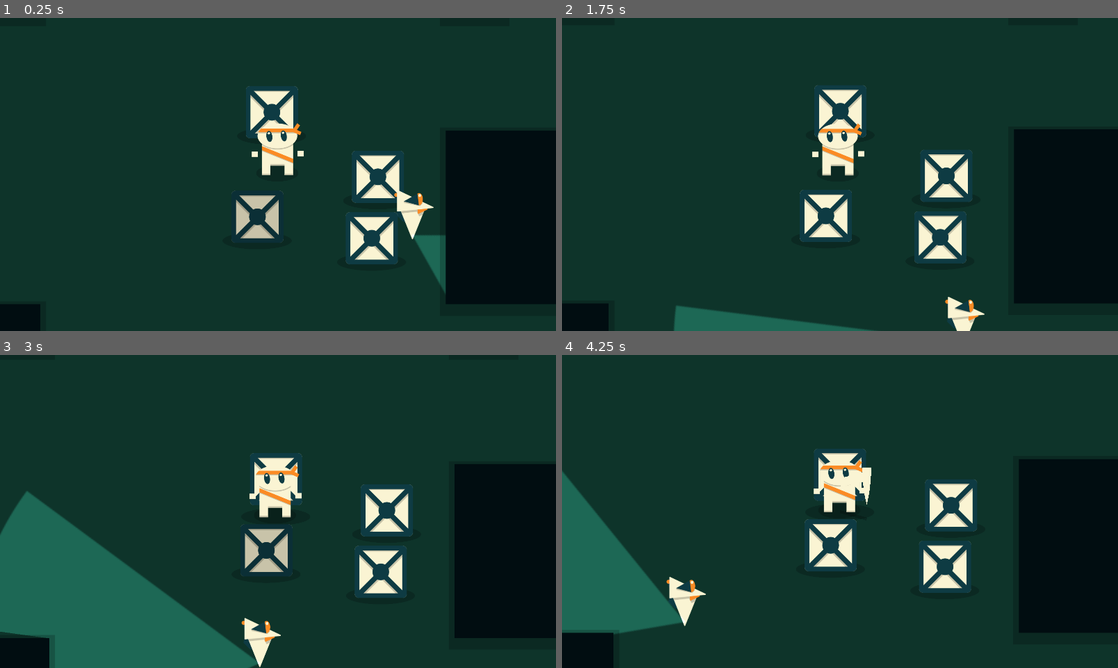
Above: before the commit, frames 1-4 (two rows, left to right).
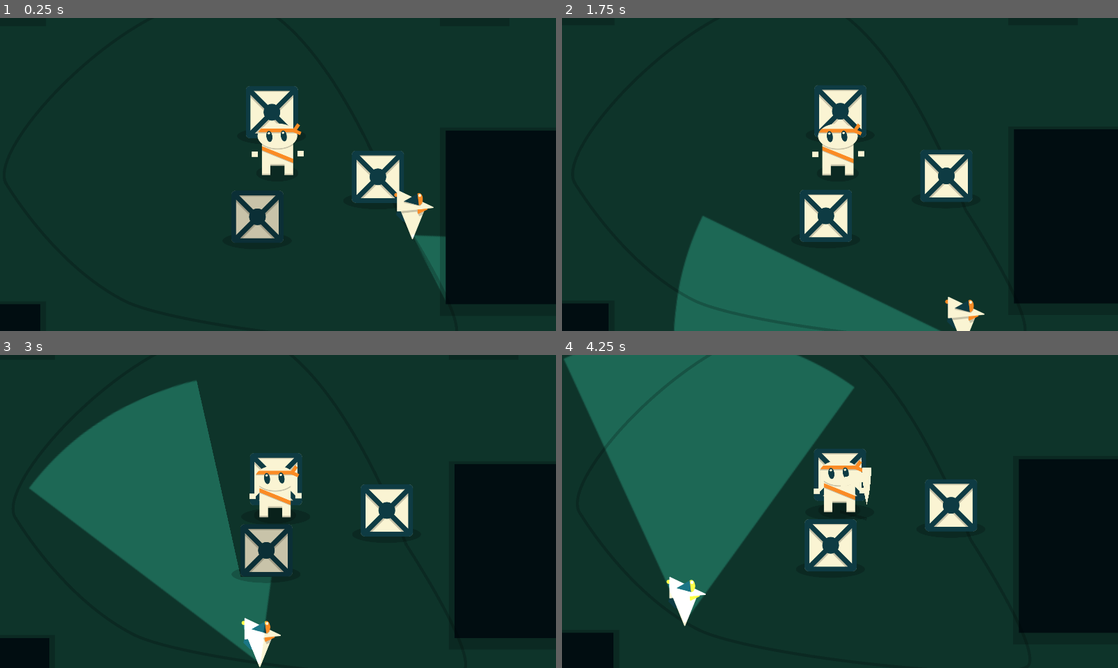
Above: after the commit, the same moments.

Repository: RNSF/Ludum-Dare-53
Game: Godot game, scene res://Game/Scenes/Worlds/TestWorlds/test_world.tscn
The game is run twice, just before and just after one commit, with the same random seed, the same clock (stepped at 60 frames per second) and the same inputs.
Inputs (mouse positions are in pixels of both pictures, inside the frame that each line leads up to):
- Up to frame 1 (0.25 s): no input
- Up to frame 2 (1.75 s): move the mouse to (962, 158) at 0.52 s; hold D (player_move_right) 0.53-1.28 s; hold Right mouse button (player_aim) 0.53-1.28 s; move the mouse to (728, 190) at 1.27 s; hold S (player_move_down) from 1.28 s (still down); click (728, 190) at 1.35 s
- Up to frame 3 (3 s): move the mouse to (333, 442) at 2.02 s; release S (player_move_down) at 2.03 s; hold D (player_move_right) 2.03-2.78 s; hold Right mouse button (player_aim) 2.03-2.78 s; move the mouse to (250, 574) at 2.77 s; hold W (player_move_up) from 2.78 s (still down); click (250, 574) at 2.85 s
- Up to frame 4 (4.25 s): move the mouse to (1006, 558) at 3.52 s; release W (player_move_up) at 3.53 s; hold A (player_move_left) from 3.53 s (still down); hold Right mouse button (player_aim) from 3.53 s (still down)

The runs differ from the first frame. In frame 1, 1.5% of the frame differs, in the area x 62-81%, y 62-90%; in frame 2, 9.1%; in frame 3, 33%, in the area x 0-74%, y 8-100%; in frame 4, 31%.

Commit message:
better patrol and enemies

Diff:
--- /dev/null
+++ b/Game/Scenes/Entities/Enemies/HitBox.gd
@@ -0,0 +1,10 @@
+extends Area2D
+
+
+@export var damage := 10.0;
+
+func _on_area_entered(area: Area2D) -> void:
+	if(!(area is HurtBox)):
+		return
+
+	area.damage(damage);
--- /dev/null
+++ b/Game/Scenes/Entities/Enemies/Path.gd
@@ -0,0 +1,13 @@
+extends Path2D
+
+
+@onready var line := $Line2D;
+@onready var line_shadow := $ShadowLine;
+
+func _ready() -> void:
+	line.points = curve.get_baked_points();
+	line_shadow.points = curve.get_baked_points();
+	pass # Replace with function body.
+
+func _process(delta: float) -> void:
+	global_position = Vector2.ZERO;
--- a/Game/Scenes/Entities/Enemies/PlayerDetectors/player_detector.gd
+++ b/Game/Scenes/Entities/Enemies/PlayerDetectors/player_detector.gd
@@ -7,6 +7,7 @@
 @export var distance := STANDARD_DISTANCE;
 @export var fov_textures : Dictionary;
 @export var turn_speed := 3.0;
+@export var offset_angle := 0.0;
 
 var fov_angle = 0.0;
 var angle := 0.0 : set = set_angle;
@@ -33,14 +34,15 @@
 	collision_shape.shape.radius = distance;
 
 func _process(delta: float) -> void:
-	var reverse_direction : bool = abs(target_angle - angle) > PI;
-	var modded_target_angle = target_angle;
+	var real_target_angle = target_angle + offset_angle;
+	var reverse_direction : bool = abs(real_target_angle - angle) > PI;
+	var modded_target_angle = real_target_angle;
 
 	if(reverse_direction):
 		if(target_angle > angle):
-			modded_target_angle = target_angle - 2*PI;
+			modded_target_angle = real_target_angle - 2*PI;
 		else:
-			modded_target_angle = target_angle + 2*PI;
+			modded_target_angle = real_target_angle + 2*PI;
 
 	angle = lerp(angle, modded_target_angle, turn_speed*delta);
 	angle = fposmod(angle, 2*PI);
@@ -53,19 +55,21 @@
 		if(!is_instance_valid(player) or !(player is Player)):
 			continue
 
-		ray_cast.target_position = area.global_position - global_position;
+		for watcher_point in player.watcher_points.get_children():
+			ray_cast.target_position = watcher_point.global_position - global_position;
 
-		var direction = Vector2.from_angle(angle);
+			var direction = Vector2.from_angle(angle);
 
-		if(abs(ray_cast.target_position.angle_to(direction)) > fov_angle):
-			continue
+			if(abs(ray_cast.target_position.angle_to(direction)) > fov_angle):
+				continue
 
-		ray_cast.force_raycast_update();
+			ray_cast.force_raycast_update();
 
-		if(ray_cast.is_colliding()):
-			continue
+			if(ray_cast.is_colliding()):
+				continue
 
-		player.health.damage(delta);
+			player.health.damage(delta);
+			break;
 
 func set_angle(n: float):
 	angle = n;
--- a/Game/Scenes/Entities/Enemies/PlayerDetectors/player_detector.tscn
+++ b/Game/Scenes/Entities/Enemies/PlayerDetectors/player_detector.tscn
@@ -9,6 +9,9 @@
 radius = 250.0
 
 [node name="PlayerDetector" type="Area2D"]
+collision_layer = 0
+collision_mask = 16
+monitorable = false
 script = ExtResource("1_j8lam")
 fov_textures = {
 0: ExtResource("2_rb1nr"),
--- a/Game/Scenes/Entities/Enemies/enemy.tscn
+++ b/Game/Scenes/Entities/Enemies/enemy.tscn
@@ -6,12 +6,17 @@
 [ext_resource type="Script" path="res://Game/Scenes/Entities/Enemies/enemy.gd" id="2_htevq"]
 [ext_resource type="Texture2D" uid="uid://dtl1htby142pb" path="res://Game/Scenes/Entities/Enemies/Head.png" id="3_lc0k5"]
 [ext_resource type="PackedScene" uid="uid://blccn1i25xyur" path="res://Game/Scenes/Entities/States/EntityPathStates/EnemyPathStates/enemy_path_state.tscn" id="3_thyxk"]
+[ext_resource type="Script" path="res://Game/Scenes/Entities/Enemies/Path.gd" id="7_8rpqn"]
+[ext_resource type="Script" path="res://Game/Scenes/Entities/Enemies/HitBox.gd" id="7_f3dor"]
 
 [sub_resource type="Curve2D" id="Curve2D_fifrr"]
 _data = {
 "points": PackedVector2Array(0, 0, 0, 0, 632, 277, 38.0546, -68.4983, -38.0546, 68.4983, 834, 711, 186.468, 95.1366, -186.468, -95.1366, -309, 588, 76.1093, 121.775, -76.1093, -121.775, -717, 185, -331.075, -7.61092, 331.075, 7.61092, 39, -462, 0, 0, 0, 0, 632, 277)
 }
 point_count = 6
+
+[sub_resource type="CircleShape2D" id="CircleShape2D_lqvqm"]
+radius = 23.0217
 
 [node name="Enemy" instance=ExtResource("1_d1v7k")]
 script = ExtResource("2_htevq")
@@ -29,10 +34,35 @@
 
 [node name="PlayerDetector" parent="." index="3" instance=ExtResource("2_5p2kv")]
 distance = 1000.0
+turn_speed = 1.0
+offset_angle = 1.571
 
 [node name="Path2D" type="Path2D" parent="." index="6"]
 curve = SubResource("Curve2D_fifrr")
+script = ExtResource("7_8rpqn")
 
-[node name="PathFollow2D" type="PathFollow2D" parent="Path2D" index="0"]
+[node name="ShadowLine" type="Line2D" parent="Path2D" index="0"]
+visible = false
+z_index = -3
+position = Vector2(0, 10)
+default_color = Color(0, 0, 0, 0.2)
+
+[node name="Line2D" type="Line2D" parent="Path2D" index="1"]
+z_index = -3
+default_color = Color(0, 0, 0, 0.2)
+
+[node name="PathFollow2D" type="PathFollow2D" parent="Path2D" index="2"]
 position = Vector2(632, 277)
 rotation = 1.13518
+
+[node name="HitBox" type="Area2D" parent="." index="7"]
+collision_layer = 0
+collision_mask = 8
+monitorable = false
+script = ExtResource("7_f3dor")
+
+[node name="CollisionShape2D" type="CollisionShape2D" parent="HitBox" index="0"]
+position = Vector2(0, -5)
+shape = SubResource("CircleShape2D_lqvqm")
+
+[connection signal="area_entered" from="HitBox" to="HitBox" method="_on_area_entered"]
--- /dev/null
+++ b/Game/Scenes/Entities/Packages/HurtBox.gd
@@ -0,0 +1,7 @@
+class_name HurtBox
+extends Area2D
+
+@export var health: Health;
+
+func damage(amount: float) -> float:
+	return health.damage(amount);
--- a/Game/Scenes/Entities/Packages/package.tscn
+++ b/Game/Scenes/Entities/Packages/package.tscn
@@ -13,6 +13,7 @@
 [ext_resource type="Texture2D" uid="uid://bbsdjdwhtnv0y" path="res://Game/Scenes/Entities/Packages/Package3.png" id="11_vcfqp"]
 [ext_resource type="Texture2D" uid="uid://dkc8rph2s3kcs" path="res://Game/Scenes/Entities/Packages/Package4.png" id="12_7cc40"]
 [ext_resource type="Script" path="res://Game/Scenes/Health/health.gd" id="13_tslgc"]
+[ext_resource type="Script" path="res://Game/Scenes/Entities/Packages/HurtBox.gd" id="14_3wqjr"]
 
 [sub_resource type="RectangleShape2D" id="RectangleShape2D_l1j1t"]
 size = Vector2(170.5, 165)
@@ -91,7 +92,12 @@
 script = ExtResource("13_tslgc")
 max_health = 4.0
 
-[node name="HurtBox" type="Area2D" parent="." index="8"]
+[node name="HurtBox" type="Area2D" parent="." index="8" node_paths=PackedStringArray("health")]
+collision_layer = 8
+collision_mask = 0
+monitoring = false
+script = ExtResource("14_3wqjr")
+health = NodePath("../Health")
 
 [node name="CollisionShape2D" type="CollisionShape2D" parent="HurtBox" index="0"]
 position = Vector2(0.5, -80)
--- a/Game/Scenes/Entities/Players/player.gd
+++ b/Game/Scenes/Entities/Players/player.gd
@@ -15,6 +15,7 @@
 @onready var package_detector := $PackageDetector;
 @onready var aiming_line := $AimingLine;
 @onready var health = $Health;
+@onready var watcher_points := $WatcherPoints;
 
 var walking_speed := normal_walking_speed;
 var acceleration := Vector2.ZERO;
@@ -26,3 +27,8 @@
 func _process(delta: float) -> void:
 	health.heal(ambient_healing*delta);
 	super._process(delta);
+
+
+func _on_health_died(health) -> void:
+	queue_free();
+	pass # Replace with function body.
--- a/Game/Scenes/Entities/Players/player.tscn
+++ b/Game/Scenes/Entities/Players/player.tscn
@@ -26,7 +26,11 @@
 point_count = 2
 
 [sub_resource type="OccluderPolygon2D" id="OccluderPolygon2D_wtgi0"]
-polygon = PackedVector2Array(-56, 5, -19, 12, 23, 13, 56, 5, 41, -29, -46, -31)
+polygon = PackedVector2Array(-56, 5, -19, 12, 23, 13, 56, 5, 49, -110, 38, -127, -31, -126, -54, -109)
+
+[sub_resource type="CapsuleShape2D" id="CapsuleShape2D_xjrbv"]
+radius = 52.0
+height = 166.0
 
 [node name="Player" instance=ExtResource("1_hjgly")]
 script = ExtResource("2_xp8ht")
@@ -37,7 +41,7 @@
 walking_acceleration = 8000.0
 gravity = 0.0
 throw_strength = 800.0
-ambient_healing = 0.0
+ambient_healing = 0.2
 
 [node name="PlayerController" parent="Controllers" index="0" instance=ExtResource("2_3ubuq")]
 
@@ -102,7 +106,26 @@
 default_color = Color(0, 0, 0, 0.2)
 
 [node name="Health" parent="." index="8" instance=ExtResource("10_c1mnb")]
-max_health = 0.5
+max_health = 0.2
 
 [node name="LightOccluder2D" type="LightOccluder2D" parent="." index="9"]
 occluder = SubResource("OccluderPolygon2D_wtgi0")
+
+[node name="WatcherPoints" type="Node2D" parent="." index="10"]
+
+[node name="1" type="Marker2D" parent="WatcherPoints" index="0"]
+position = Vector2(0, -125)
+
+[node name="2" type="Marker2D" parent="WatcherPoints" index="1"]
+position = Vector2(-2, -2)
+
+[node name="DetectableArea" type="Area2D" parent="." index="11"]
+collision_layer = 16
+collision_mask = 0
+monitoring = false
+
+[node name="CollisionShape2D" type="CollisionShape2D" parent="DetectableArea" index="0"]
+position = Vector2(-3, -80)
+shape = SubResource("CapsuleShape2D_xjrbv")
+
+[connection signal="died" from="Health" to="." method="_on_health_died"]
--- a/Game/Scenes/Entities/States/EntityPathStates/EnemyPathStates/enemy_path_state.tscn
+++ b/Game/Scenes/Entities/States/EntityPathStates/EnemyPathStates/enemy_path_state.tscn
@@ -5,4 +5,3 @@
 
 [node name="EnemyPathState" instance=ExtResource("1_v7ryr")]
 script = ExtResource("2_yg7od")
-track_old = false
--- a/Game/Scenes/Worlds/world.tscn
+++ b/Game/Scenes/Worlds/world.tscn
@@ -9,11 +9,11 @@
 
 [node name="Ground" parent="." instance=ExtResource("2_3nkdd")]
 self_modulate = Color(0.239216, 0.45098, 0.407843, 1)
-z_index = -1
+z_index = -10
 
 [node name="Walls" parent="." instance=ExtResource("3_x7wa2")]
 self_modulate = Color(0.054902, 0.231373, 0.262745, 1)
-z_index = -1
+z_index = -10
 
 [node name="Entities" type="Node2D" parent="."]
 y_sort_enabled = true
--- a/project.godot
+++ b/project.godot
@@ -61,6 +61,8 @@
 
 [layer_names]
 
+2d_physics/layer_4="PackageHurtBox"
+2d_physics/layer_5="PlayerDetectable"
 2d_physics/layer_6="PackageDetection"
 
 [rendering]
Not shown: 1 places in Game/Scenes/Entities/Enemies/enemy.tscn that only renumber resources
Not shown: 1 places in Game/Scenes/Entities/Packages/package.tscn that only renumber resources
Not shown: 1 places in Game/Scenes/Entities/Players/player.tscn that only renumber resources
Binary file added: Game/Scenes/LevelEnd/End.png
Not shown, added: Game/Scenes/LevelEnd/End.png.import
